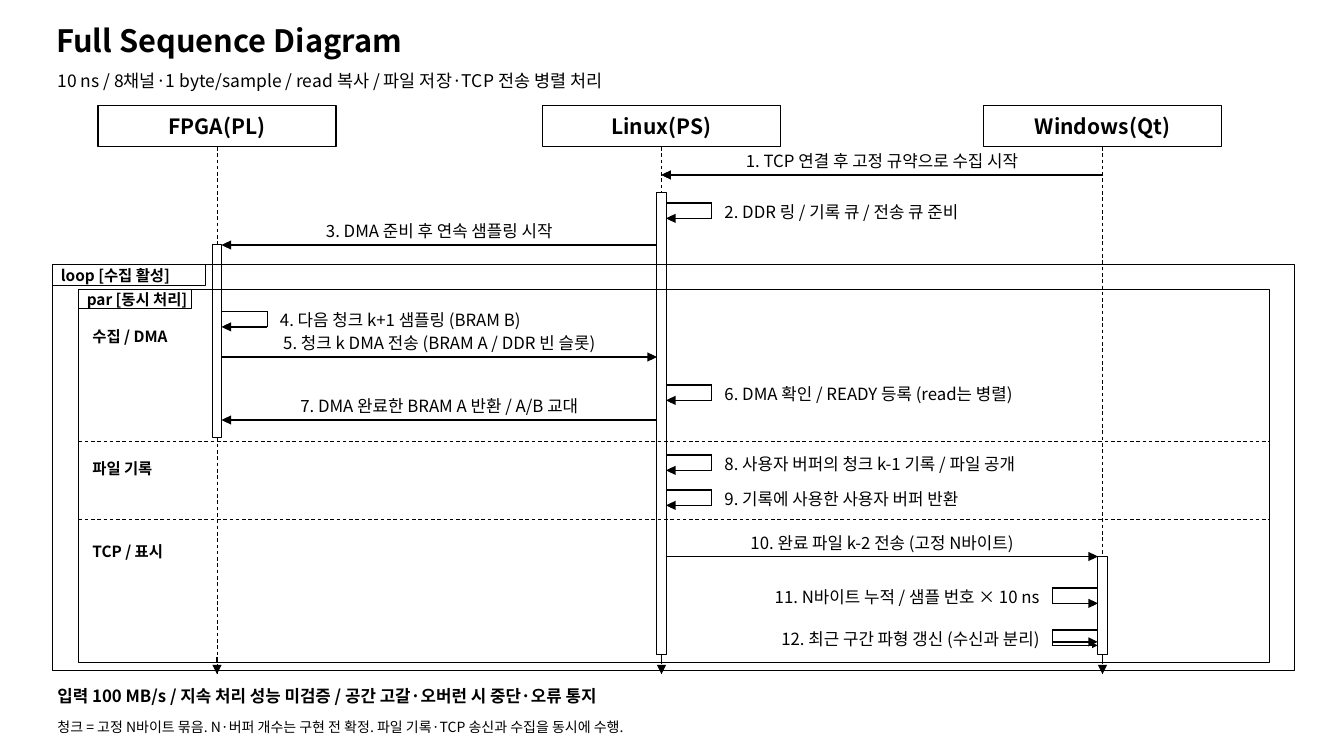
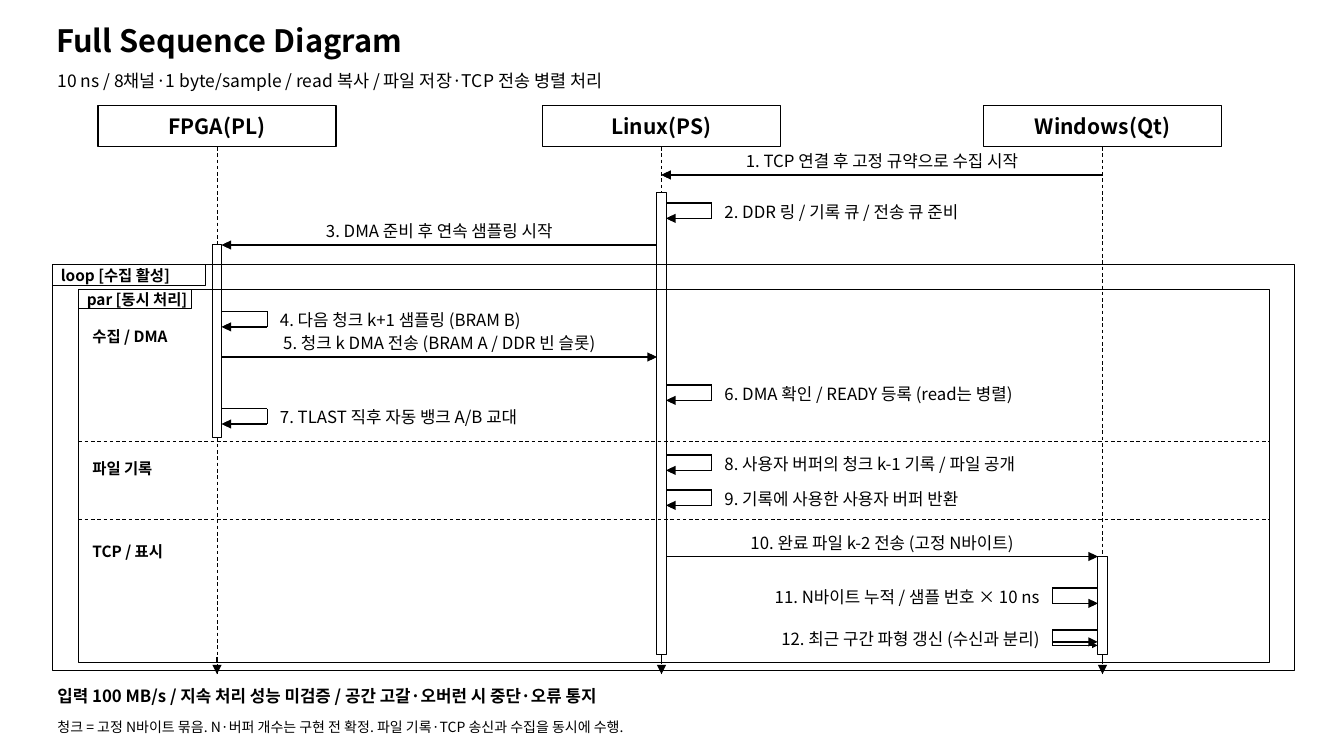
Before and after one commit to shinyuji/lucky_kernel, a slide deck: slide 1 of docs/FPGA_Linux_Qt_Sequence_Diagram.pptx. Drawn at 1344x756 pixels with LibreOffice and Linux fonts; fonts in the diff are those of the drawing. Boxes give left, top, right and bottom in pixels: in the first picture for what was removed or moved away, otherwise in the second. Text is boxed around its words. In the diff, an @@ line names an element or a change of style, - is before the commit and + after.

```diff
--- a/docs/FPGA_Linux_Qt_Sequence_Diagram.pptx
+++ b/docs/FPGA_Linux_Qt_Sequence_Diagram.pptx
@@ line added from (222, 409) to (267, 409), #000000 1.2 pt @@
@@ line added from (267, 409) to (267, 424), #000000 1.2 pt @@
@@ text at bbox=[280, 409, 517, 426]: text changed @@
-7. DMA 완료한 BRAM A 반환 / A/B 교대
+7. TLAST 직후 자동 뱅크 A/B 교대
@@ arrow removed from (657, 420) to (222, 420) @@
@@ arrow removed from (657, 420) to (222, 420) @@
@@ arrow added from (267, 424) to (222, 424), #000000 1.2 pt @@
@@ arrow added from (267, 424) to (222, 424), #000000 1.8 pt @@
```
Also in this commit, not shown: 3 other slides changed.
